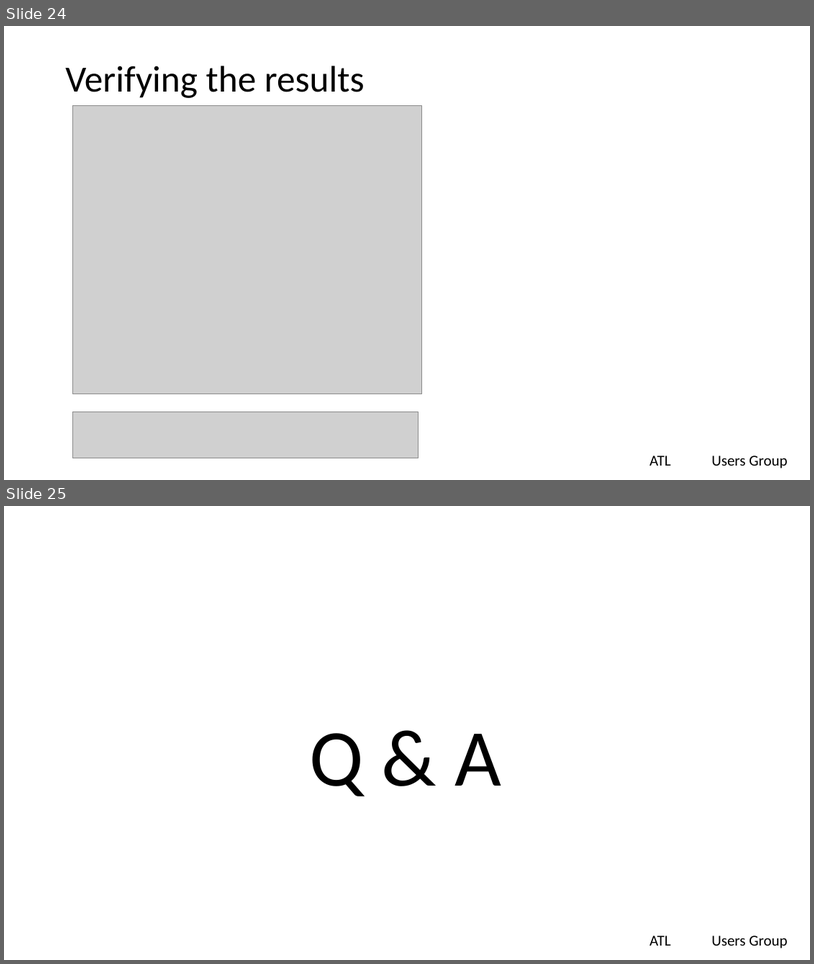
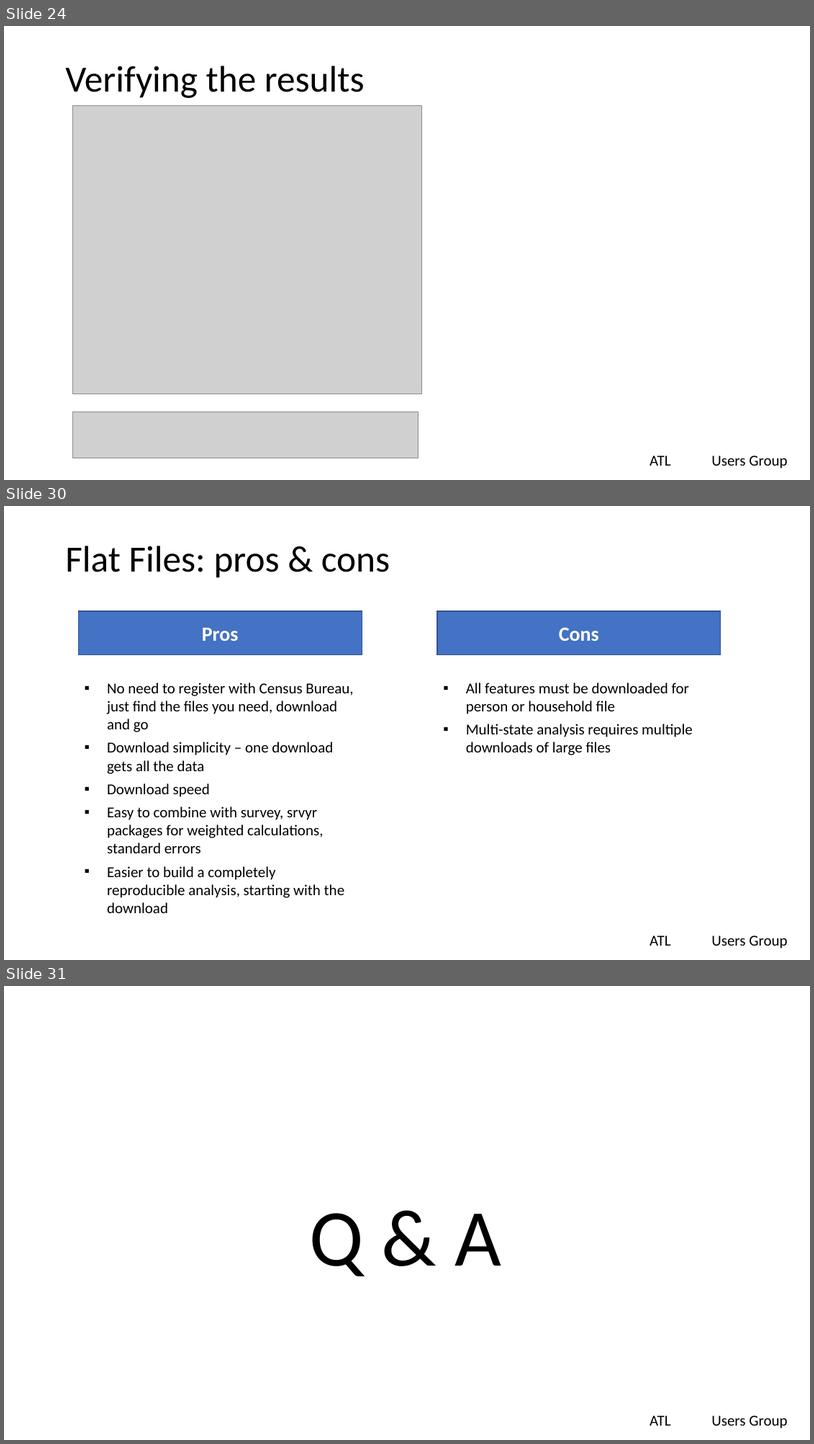
Before and after one commit to lgreski/tidycensus-vs-flatfiles, a slide deck: presentations/tidycensusVsFlatfiles.pptx. Shown one above the other, each under a label of ours: slides 24 and 25 before the commit, slides 24, 30 and 31 after it; the slides between them are not shown. The pictures are 814x964 and 814x1444 pixels, drawn with LibreOffice and Linux fonts; fonts in the diff are those of the drawing; grey boxes stand for pictures; background and template pictures are left out. Boxes give left, top, right and bottom in pixels: in the first picture for what was removed or moved away, otherwise in the second. Text is boxed around its words. In the diff, an @@ line names an element or a change of style, - is before the commit and + after.

Commit message:
completed presentation, code to replicate survey weighting analysis with flat files

```diff
--- a/presentations/tidycensusVsFlatfiles.pptx
+++ b/presentations/tidycensusVsFlatfiles.pptx
@@ slide 30 added at (4, 506, 810, 960), background #FFFFFF; not listed: 2 template elements that a slide beside it also shows @@
@@ title added at (65, 546, 390, 578), 44 pt, text #000000 @@
+Flat Files: pros & cons
@@ rectangle added at (78, 611, 362, 655), fill #4472C4, outline #325491 1 pt, 24 pt, text #FFFFFF, bold @@
+Pros
@@ rectangle added at (437, 611, 721, 655), fill #4472C4, outline #325491 1 pt, 24 pt, text #FFFFFF, bold @@
+Cons
@@ text added at (107, 682, 353, 913), 18 pt, text #000000 @@
+▪ No need to register with Census Bureau, just find the files you need, download and go
+▪ Download simplicity – one download gets all the data
+▪ Download speed
+▪ Easy to combine with survey, srvyr packages for weighted calculations, standard errors
+▪ Easier to build a completely reproducible analysis, starting with the download
@@ text added at (466, 682, 693, 755), 18 pt, text #000000 @@
+▪ All features must be downloaded for person or household file
+▪ Multi-state analysis requires multiple downloads of large files
@@ what was slide 25 is now slide 31 @@
```
Also in this commit, not shown: 1 slide changed, 5 other slides added, 1 other file.
